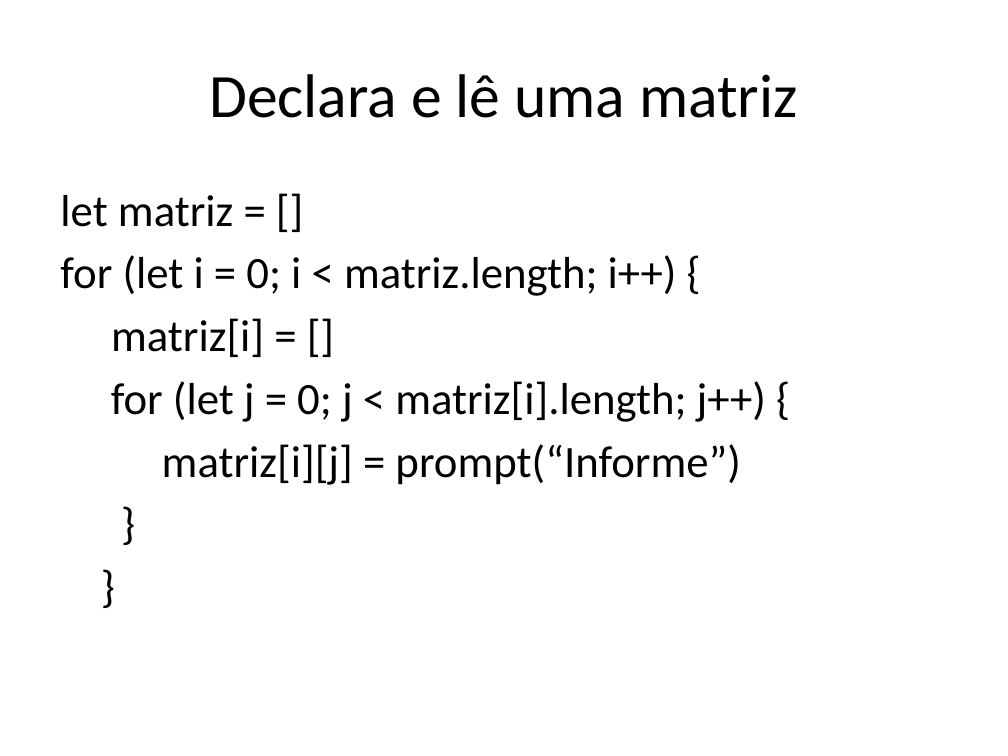
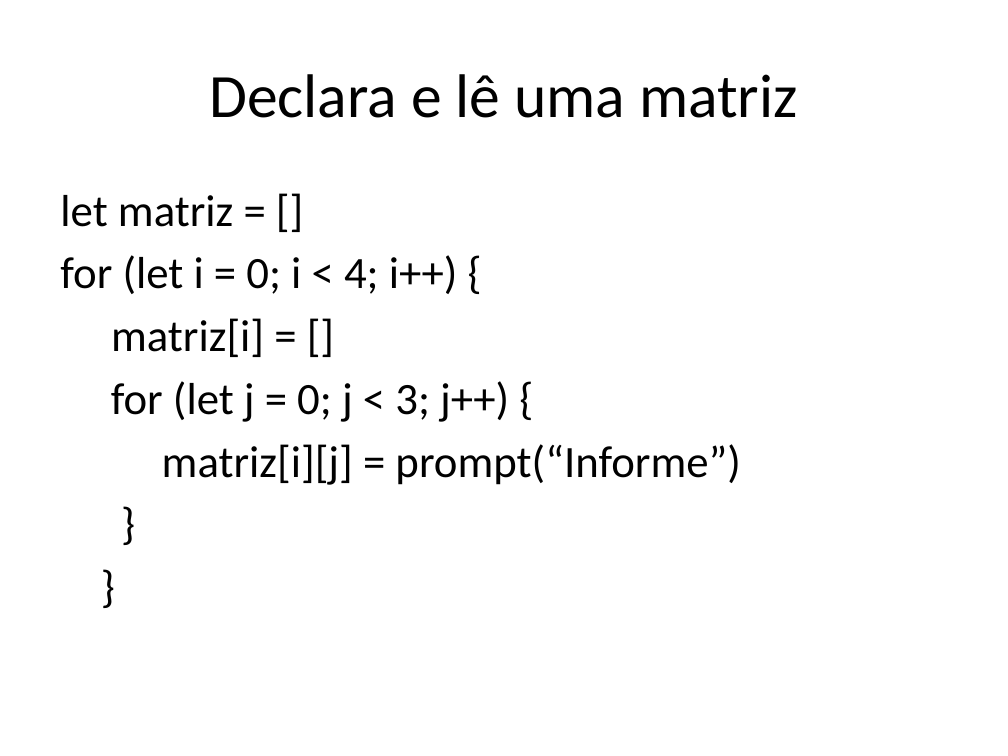
Before and after one commit to dfpires/progcomp2-2024a, a slide deck: slide 6 of matrizes_2d_javascript.pptx. Drawn at 1008x756 pixels with LibreOffice and Linux fonts; fonts in the diff are those of the drawing. Boxes give left, top, right and bottom in pixels: in the first picture for what was removed or moved away, otherwise in the second. Text is boxed around its words. In the diff, an @@ line names an element or a change of style, - is before the commit and + after.

```diff
--- a/matrizes_2d_javascript.pptx
+++ b/matrizes_2d_javascript.pptx
@@ text at [60,255,458,294]: text changed @@
-for (let i = 0; i < matriz.length; i++) {
+for (let i = 0; i < 4; i++) {
@@ text at [111,381,509,422]: text changed @@
-for (let j = 0; j < matriz[i].length; j++) {
+for (let j = 0; j < 3; j++) {
```
Also in this commit, not shown: 4 other slides changed.
